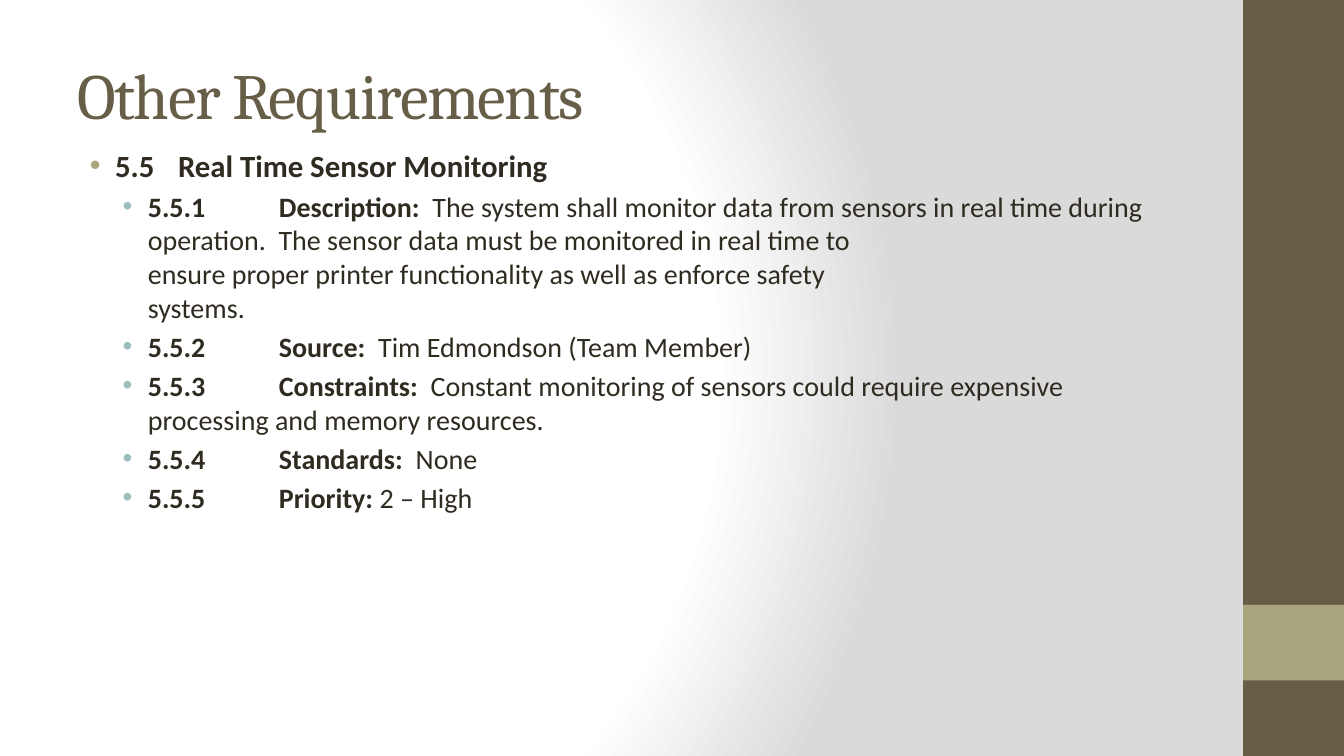
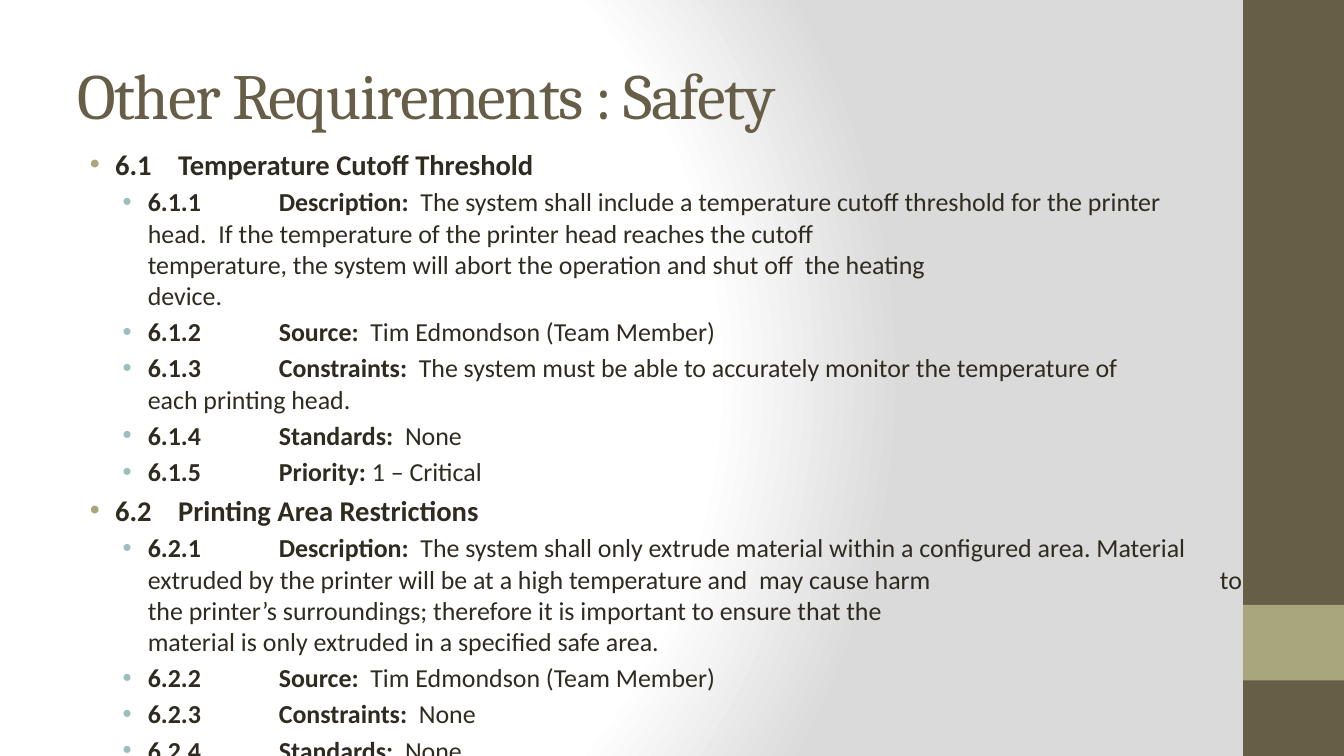
Before and after one commit to qpHalcy0n/SRDesign, a slide deck: slide 19 of SRS Presentation/SRS Presentation.pptx. Drawn at 1344x756 pixels with LibreOffice and Linux fonts; fonts in the diff are those of the drawing. Boxes give left, top, right and bottom in pixels: in the first picture for what was removed or moved away, otherwise in the second. Text is boxed around its words. In the diff, an @@ line names an element or a change of style, - is before the commit and + after.

```diff
--- a/SRS Presentation/SRS Presentation.pptx
+++ b/SRS Presentation/SRS Presentation.pptx
@@ title at box(77, 73, 775, 133): text changed @@
-Other Requirements
+Other Requirements : Safety
@@ text at box(115, 155, 1185, 723): text changed; size 20 to 18.5 pt @@
-• 5.5 Real Time Sensor Monitoring
-  • 5.5.1 Description: The system shall monitor data from sensors in real time during operation. The sensor data must be monitored in real time to ensure proper printer functionality as well as enforce safety systems.
-  • 5.5.2 Source: Tim Edmondson (Team Member)
-  • 5.5.3 Constraints: Constant monitoring of sensors could require expensive processing and memory resources.
-  • 5.5.4 Standards: None
-  • 5.5.5 Priority: 2 – High
+• 6.1 Temperature Cutoff Threshold
+  • 6.1.1 Description: The system shall include a temperature cutoff threshold for the printer head. If the temperature of the printer head reaches the cutoff temperature, the system will abort the operation and shut off the heating device.
+  • 6.1.2 Source: Tim Edmondson (Team Member)
+  • 6.1.3 Constraints: The system must be able to accurately monitor the temperature of each printing head.
+  • 6.1.4 Standards: None
+  • 6.1.5 Priority: 1 – Critical
+• 6.2 Printing Area Restrictions
+  • 6.2.1 Description: The system shall only extrude material within a configured area. Material extruded by the printer will be at a high temperature and may cause harm to the printer’s surroundings; therefore it is important to ensure that the material is only extruded in a specified safe area.
+  • 6.2.2 Source: Tim Edmondson (Team Member)
+  • 6.2.3 Constraints: None
+  • 6.2.4 Standards: None
+  • 6.2.5 Priority: 1 – Critical
```
Also in this commit, not shown: 1 slide added, 1 other file.
